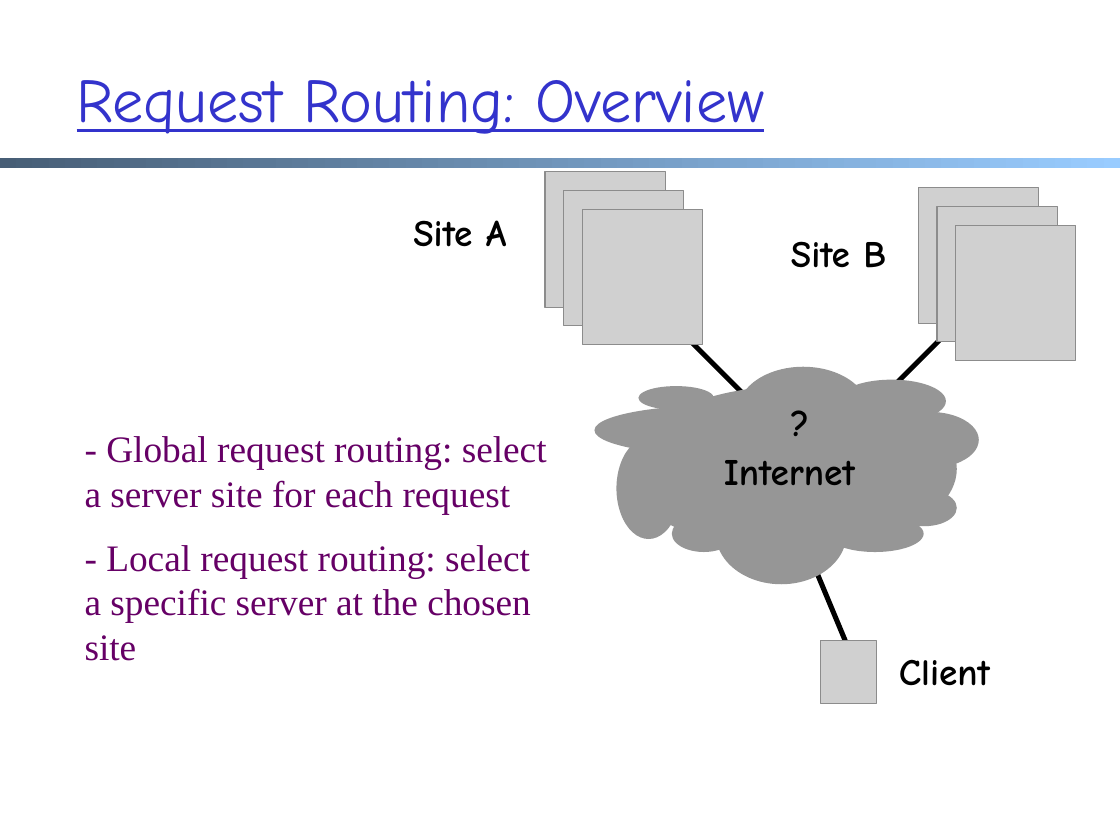
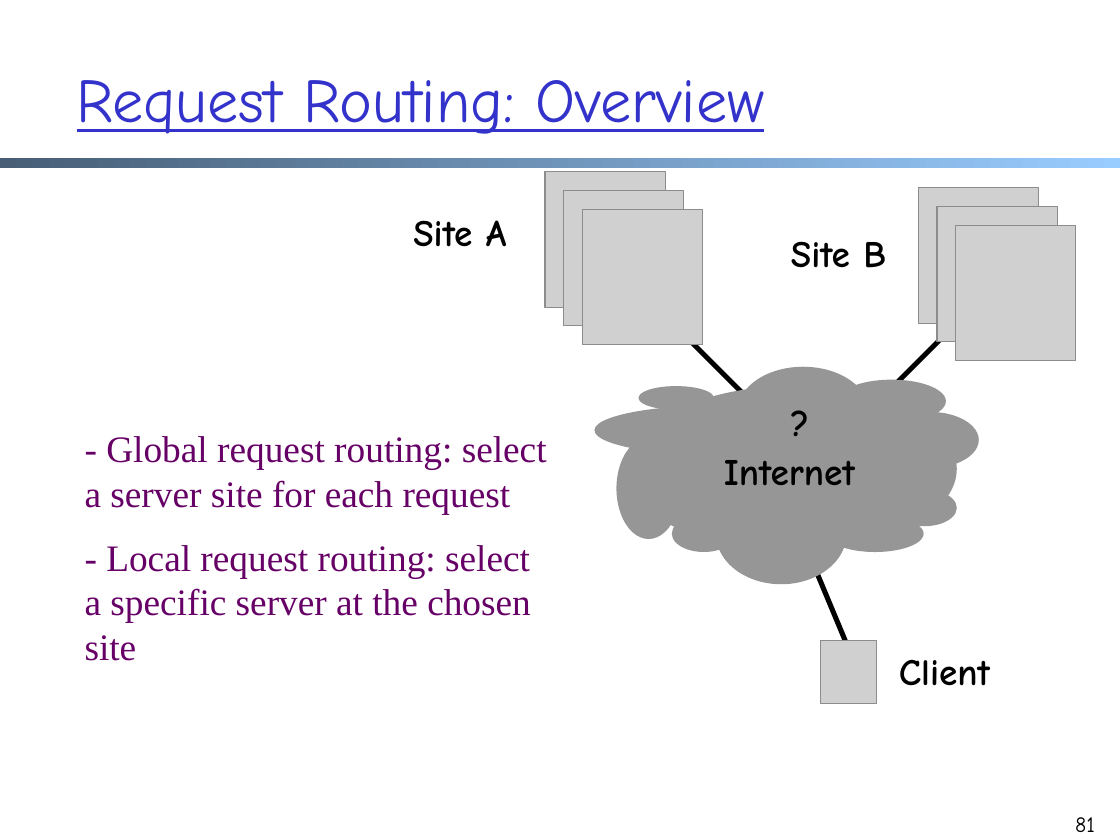
Before and after one commit to xiangq27/xiangq27.github.io, a slide deck: slide 81 of courses/cnns-xmuf21/files/lectures/application-op-analysis-load-balance.pptx (slide 43 before the commit). Drawn at 1120x840 pixels with LibreOffice and Linux fonts; fonts in the diff are those of the drawing; grey boxes stand for pictures. Boxes give left, top, right and bottom in pixels: in the first picture for what was removed or moved away, otherwise in the second. Text is boxed around its words. In the diff, an @@ line names an element or a change of style, - is before the commit and + after.

```diff
--- a/courses/cnns-xmuf21/files/lectures/application-op-analysis-load-balance.pptx
+++ b/courses/cnns-xmuf21/files/lectures/application-op-analysis-load-balance.pptx
@@ page number added at [1075,817,1095,832], 14 pt, text #000000 @@
+81
```
Also in this commit, not shown: 43 other slides changed, 42 slides added, 1 slide removed, 23 other files.
